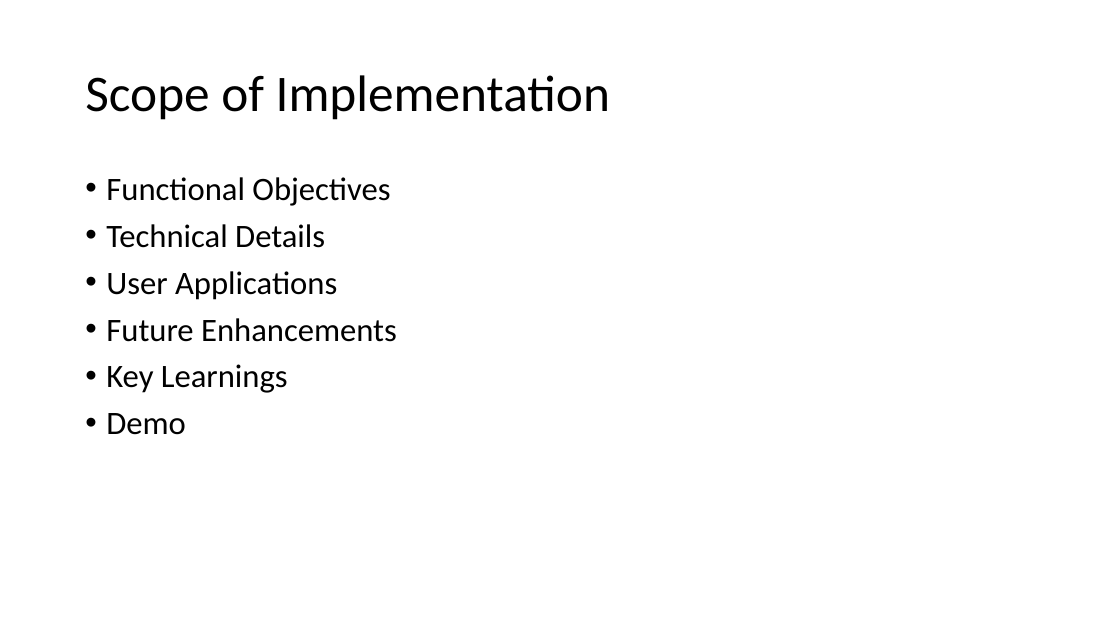
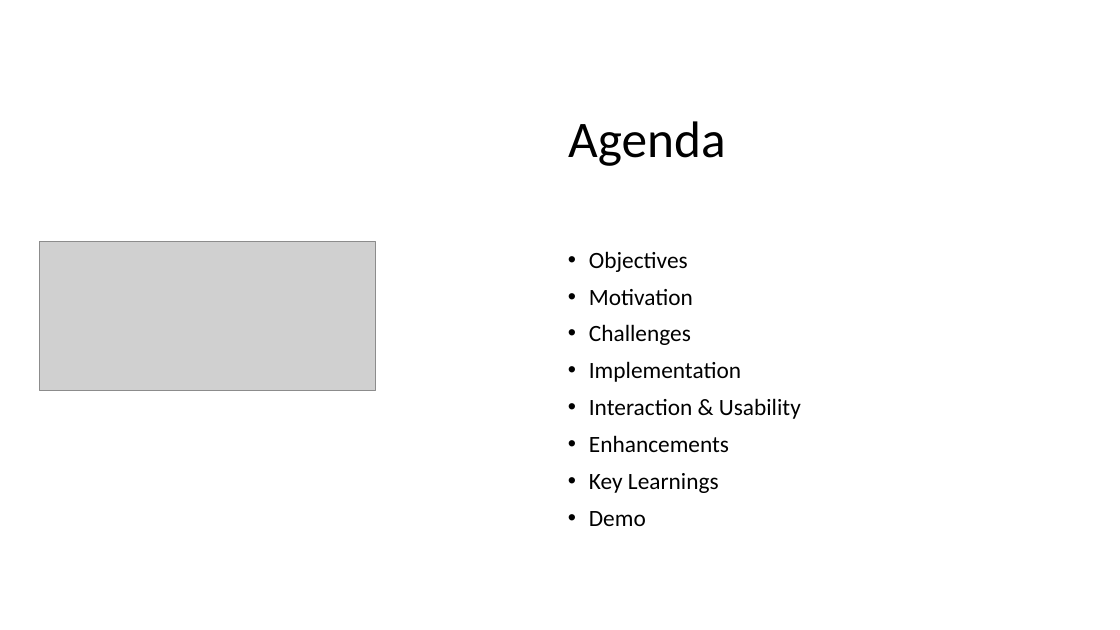
Before and after one commit to pankajti/travelenzy, a slide deck: slide 2 of presentation/travelenzy.pptx. Drawn at 1120x630 pixels with LibreOffice and Linux fonts; fonts in the diff are those of the drawing; grey boxes stand for pictures. Boxes give left, top, right and bottom in pixels: in the first picture for what was removed or moved away, otherwise in the second. Text is boxed around its words. In the diff, an @@ line names an element or a change of style, - is before the commit and + after.

```diff
--- a/presentation/travelenzy.pptx
+++ b/presentation/travelenzy.pptx
@@ title at [568, 121, 725, 166]: text changed @@
-Scope of Implementation
+Agenda
@@ text "Objectives": place and size @@
-text "Objectives" at [106, 177, 397, 435]
+text "Objectives" at [589, 251, 801, 526]
@@ text "Objectives" at [589, 251, 801, 526]: vertical alignment top to middle @@
@@ picture added at [39, 242, 376, 391] @@
@@ text at [589, 251, 801, 452]: text changed; size 28 to 20 pt @@
-• Functional Objectives
-• Technical Details
-• User Applications
-• Future Enhancements
+• Objectives
+• Motivation
+• Challenges
+• Implementation
+• Interaction & Usability
+• Enhancements
@@ text at [589, 473, 719, 526]: size 28 to 20 pt in "Key Learnings", "Demo" @@
```
Also in this commit, not shown: 8 other slides changed, 8 slides added, 3 slides removed, 8 other files.
